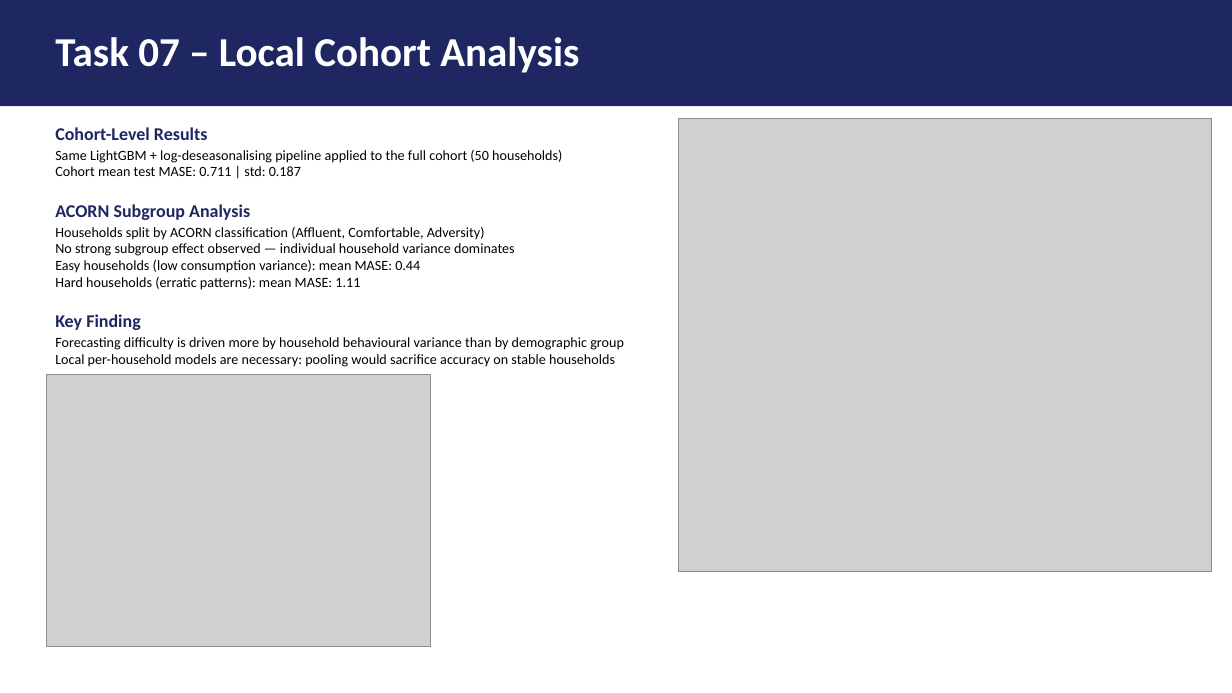
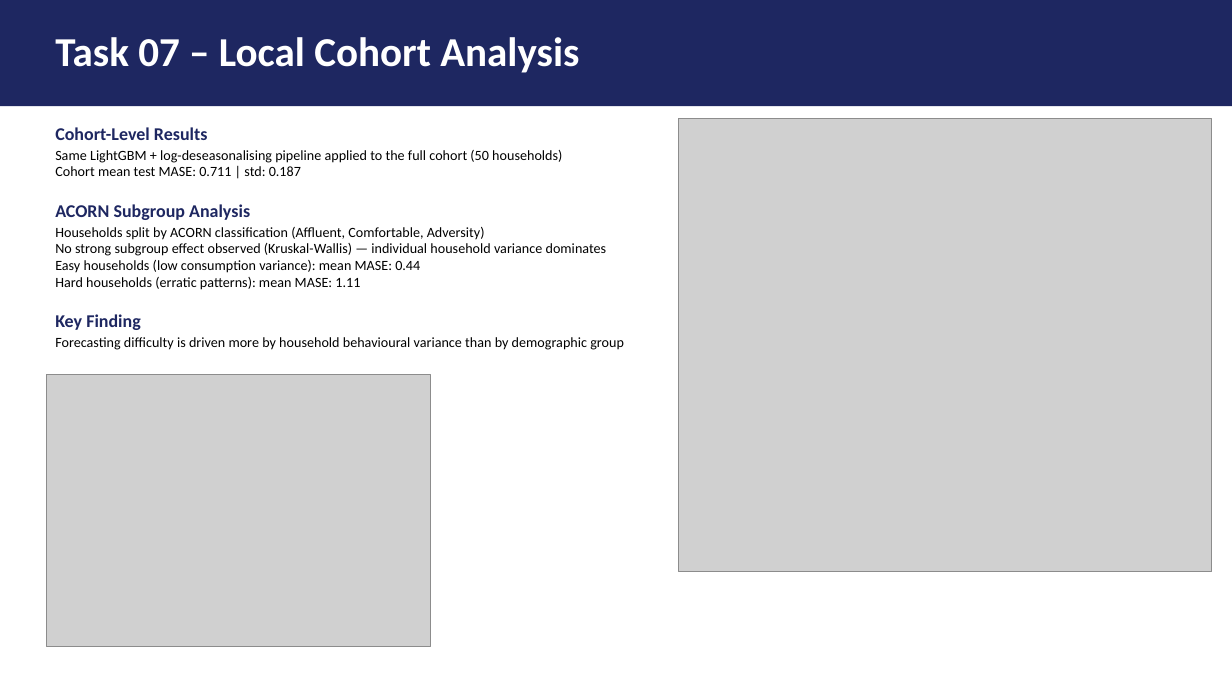
Before and after one commit to FVardi/PhD-Courses, a slide deck: slide 6 of Deep learning for time-series/Assignment 2/Presentation.pptx. Drawn at 1232x693 pixels with LibreOffice and Linux fonts; fonts in the diff are those of the drawing; grey boxes stand for pictures. Boxes give left, top, right and bottom in pixels: in the first picture for what was removed or moved away, otherwise in the second. Text is boxed around its words. In the diff, an @@ line names an element or a change of style, - is before the commit and + after.

```diff
--- a/Deep learning for time-series/Assignment 2/Presentation.pptx
+++ b/Deep learning for time-series/Assignment 2/Presentation.pptx
@@ text at <box>55,243,607,256</box>: text changed @@
-No strong subgroup effect observed — individual household variance dominates
+No strong subgroup effect observed (Kruskal-Wallis) — individual household variance dominates
@@ text at <box>55,354,615,367</box>: paragraph removed @@
-Local per-household models are necessary: pooling would sacrifice accuracy on stable households
```
Also in this commit, not shown: 4 other slides changed, 4 other files.
